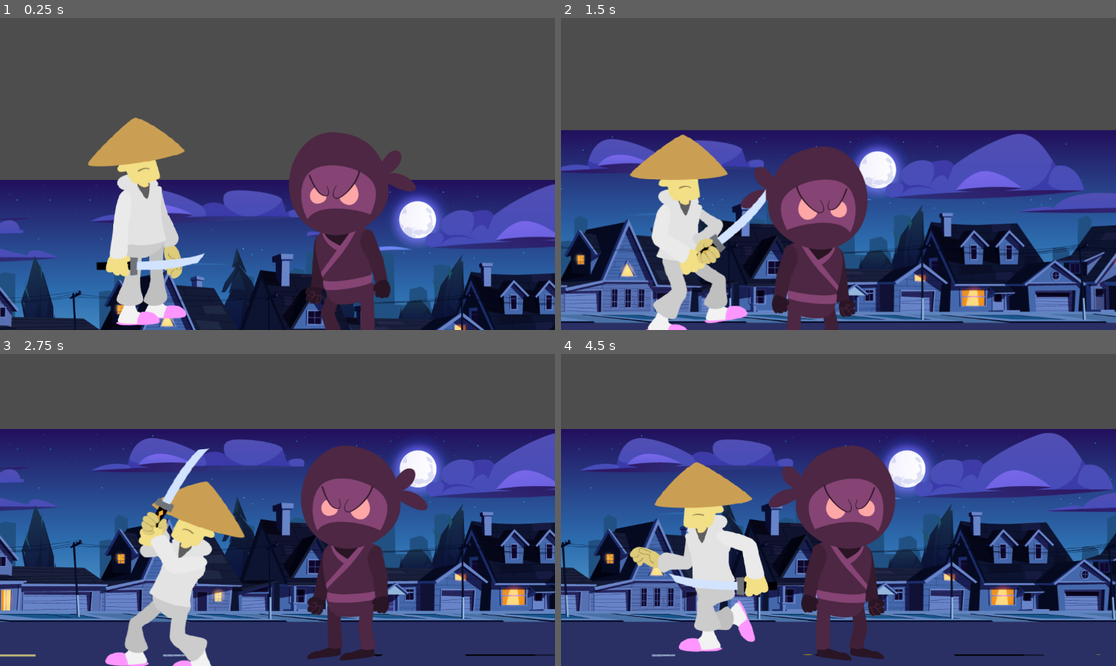
Above: before the commit, frames 1-4 (two rows, left to right).
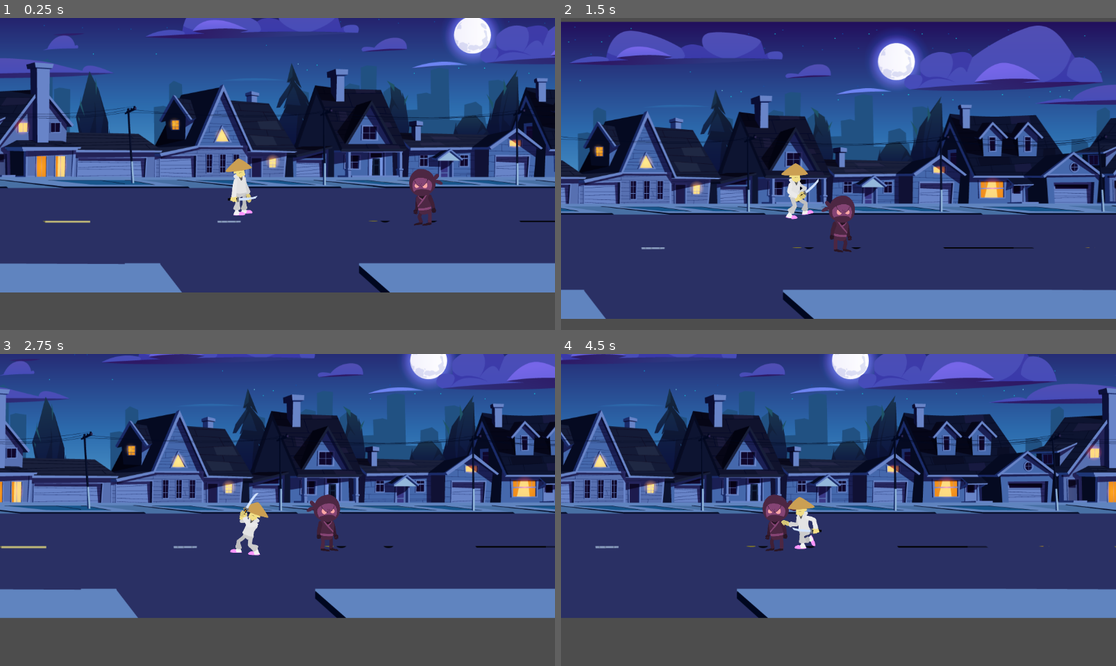
Above: after the commit, the same moments.

Repository: NextStepStudios/suburban_samurai
Game: Godot game, scene res://scenes/levels/level_1_pieter_test.tscn
The game is run twice, just before and just after one commit, with the same random seed, the same clock (stepped at 60 frames per second) and the same inputs. This scene is started directly instead of the project's main scene.
Inputs:
- Up to frame 1 (0.25 s): no input
- Up to frame 2 (1.5 s): hold F (attack) 0.53-1.28 s; hold D (right) from 0.53 s (still down); tap Space (jump) at 0.77 s; tap F (attack) at 1.35 s
- Up to frame 3 (2.75 s): tap Space (jump) at 1.52 s; release D (right) at 2.03 s; hold A (left) from 2.03 s (still down); hold F (attack) from 2.03 s (still down)
- Up to frame 4 (4.5 s): release A (left) at 2.78 s; release F (attack) at 2.78 s; hold D (right) 2.78-4.28 s; tap F (attack) at 2.85, 4.35 s; tap Space (jump) at 3.02, 3.77 s; hold F (attack) 3.53-4.28 s; hold A (left) from 4.28 s (still down)

The runs differ from the first frame. In frame 1, 95% of the frame differs, in the area x 0-100%, y 0-100%; in frame 2, 93%; in frame 3, 94%; in frame 4, 95%.

Commit message:
feat(enemy): add enemy visual radius

Diff:
--- a/scenes/enemies/mob.tscn
+++ b/scenes/enemies/mob.tscn
@@ -399,6 +399,9 @@
 [sub_resource type="RectangleShape2D" id="RectangleShape2D_hk4ju"]
 size = Vector2(274, 447)
 
+[sub_resource type="CircleShape2D" id="CircleShape2D_hk4ju"]
+radius = 621.82
+
 [node name="Mob" type="CharacterBody2D" groups=["enemies"]]
 script = ExtResource("1_pq5na")
 
@@ -411,6 +414,7 @@
 shape = SubResource("CapsuleShape2D_hk4ju")
 
 [node name="RayCast2D" type="RayCast2D" parent="."]
+visible = false
 target_position = Vector2(0, 300)
 
 [node name="SideDetector" type="Area2D" parent="."]
@@ -419,4 +423,11 @@
 position = Vector2(0, -0.5)
 shape = SubResource("RectangleShape2D_hk4ju")
 
+[node name="PlayerDetector" type="Area2D" parent="."]
+
+[node name="CollisionShape2D" type="CollisionShape2D" parent="PlayerDetector"]
+shape = SubResource("CircleShape2D_hk4ju")
+
 [node name="DeathTimer" type="Timer" parent="."]
+
+[connection signal="body_entered" from="PlayerDetector" to="." method="_on_player_detector_body_entered"]
--- a/scenes/levels/level_1_pieter_test.tscn
+++ b/scenes/levels/level_1_pieter_test.tscn
@@ -597,7 +597,9 @@
 layer_0/tile_data = PackedInt32Array(851968, 1, 13, 851969, 65537, 13, 851970, 131073, 13, 851971, 196609, 13, 851972,  …(6476 unchanged characters)…
 
 [node name="Mob" parent="." instance=ExtResource("6_8uj7q")]
-position = Vector2(582, 88)
+position = Vector2(625, 390)
+scale = Vector2(0.263974, 0.263974)
 
 [node name="Player" parent="." instance=ExtResource("7_gojx4")]
-position = Vector2(165, 277)
+position = Vector2(244, 430)
+scale = Vector2(0.274826, 0.274826)
--- a/scripts/enemies/mob.gd
+++ b/scripts/enemies/mob.gd
@@ -86,3 +86,10 @@
 	animated_sprite.flip_h = velocity.x < 0
 	animated_sprite.play("walk")
 	move_and_slide()
+
+
+func _on_player_detector_body_entered(body: Node2D) -> void:
+	if body.is_in_group("player"):
+		print("ENEMY: Entered Aggro State") # debug
+		state = CHASE # set mob to hunt the player
+		player = body # the body it chases is the player
Not shown: 1 places in scenes/enemies/mob.tscn that only renumber resources
Not shown: 1 places in scenes/levels/level_1.tscn that only renumber resources
Not shown: 1 places in scenes/player/player.tscn that only renumber resources
